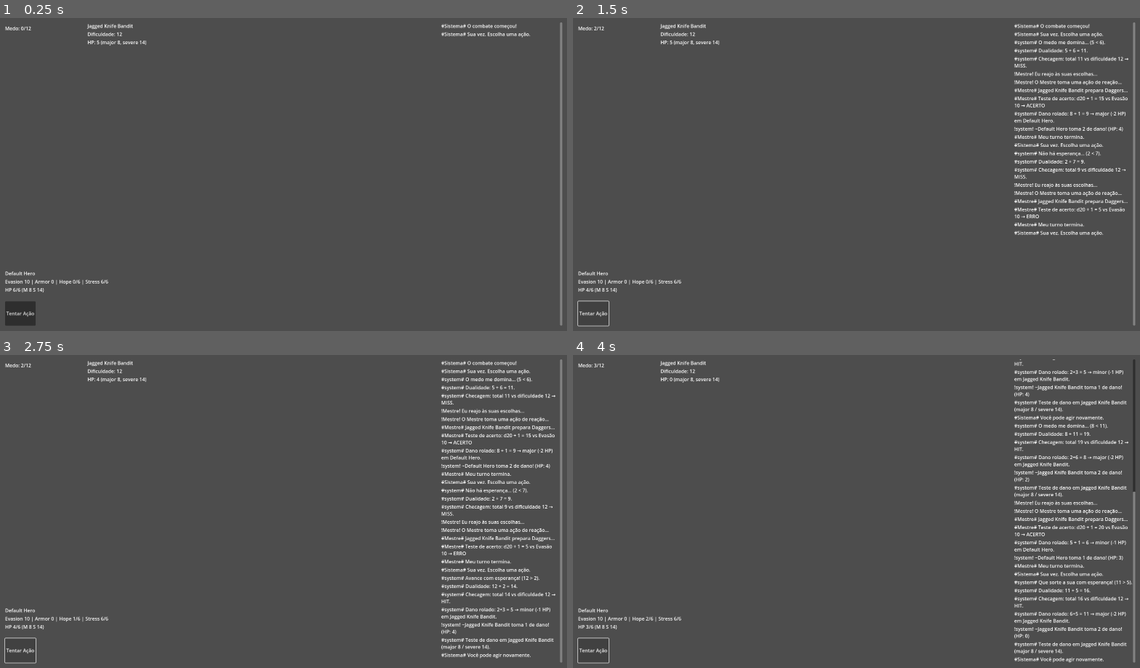
Above: before the commit, frames 1-4 (two rows, left to right).
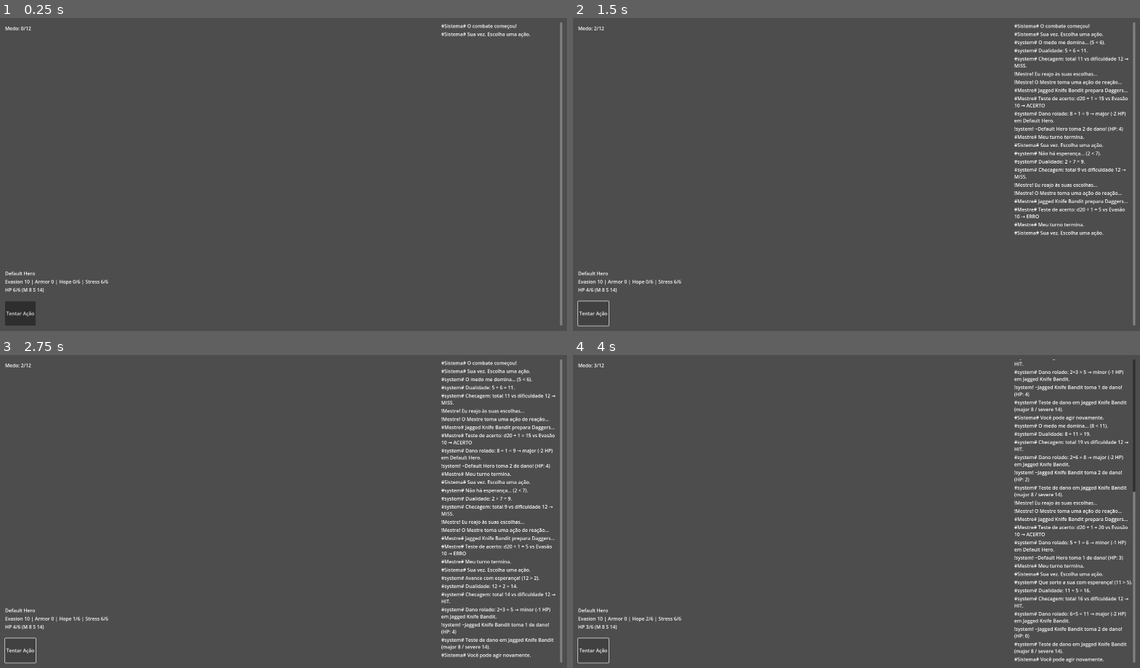
Above: after the commit, the same moments.

Repository: lucsantunes/daggerheart
Game: Godot game, scene res://scenes/CombatScene.tscn
Two runs of this game, one before a commit and one after it. Both use one fixed random seed, a clock stepped at 60 frames per second and the inputs below. The project has no main scene, so this scene is started directly.
Inputs:
- Up to frame 1 (0.25 s): no input
- Up to frame 2 (1.5 s): click "Tentar Ação" at 0.5 s; click "Tentar Ação" at 1.25 s
- Up to frame 3 (2.75 s): click "Tentar Ação" at 2 s
- Up to frame 4 (4 s): tap Enter at 2.75 s; tap L at 2.85, 3.6 s; tap Space at 3.5 s

The runs differ from the first frame. In frame 1, 0.2% of the frame differs, in the area x 15-26%, y 1-9%; in frame 2, 0.2%; in frame 3, 0.2%; in frame 4, 0.2%.
Error after the commit: Invalid access to property or key 'name' on a base object of type 'Dictionary'. (res://scripts/ui_enemy_status_panel.gd:49)

Commit message:
Add EnemyStatusPanel to CombatScene for improved enemy UI management. Integrate monster HP tracking and display functionality, enhancing combat readability and player interaction with enemy stats.

Diff:
--- a/scenes/CombatScene.tscn
+++ b/scenes/CombatScene.tscn
@@ -12,6 +12,7 @@
 [ext_resource type="Script" path="res://scripts/master_ai.gd" id="10_yw0m7"]
 [ext_resource type="Script" path="res://scripts/ui_master_status_box.gd" id="11_n3k4h"]
 [ext_resource type="Script" path="res://scripts/ui_player_status_panel.gd" id="12_cy1v7"]
+[ext_resource type="Script" path="res://scripts/ui_enemy_status_panel.gd" id="13_km2h1"]
 
 [node name="CombatScene" type="Node2D"]
 script = ExtResource("1_rx5ct")
@@ -85,3 +86,11 @@
 offset_bottom = 920.0
 size_flags_horizontal = 3
 script = ExtResource("12_cy1v7")
+
+[node name="EnemyStatusPanel" type="HBoxContainer" parent="UI"]
+offset_left = 48.0
+offset_top = 128.0
+offset_right = 1600.0
+offset_bottom = 184.0
+size_flags_horizontal = 3
+script = ExtResource("13_km2h1")
--- a/scripts/monster_character.gd
+++ b/scripts/monster_character.gd
@@ -1,15 +1,13 @@
 extends VBoxContainer
 
 # Minimal display + state for a monster instance
+signal hp_changed(value: int)
 @export var monster_id: String = ""
 
 var data: Dictionary = {}
 var current_hp: int = 0
 var current_stress: int = 0
 
-@onready var name_label := Label.new()
-@onready var diff_label := Label.new()
-@onready var hp_label := Label.new()
 @onready var database_monsters: Node = get_node("/root/DatabaseMonsters")
 
 func _ready():
@@ -25,24 +23,9 @@
 	current_hp = data.hp_max
 	current_stress = data.stress_max
 
-	name_label.text = data.name
-	name_label.autowrap_mode = TextServer.AUTOWRAP_WORD_SMART
-	add_child(name_label)
-
-	diff_label.text = "Dificuldade: %d" % int(data.difficulty)
-	add_child(diff_label)
-
-	add_child(hp_label)
-	_refresh_hp_text()
-
+	# Visual rendering moved to EnemyStatusPanel; keep tooltip for debugging/inspection
 	tooltip_text = _build_tooltip()
 	print("[MonsterCharacter] Spawned:", data.name, " HP:", current_hp)
-
-
-func _refresh_hp_text():
-	var mj: int = int(data.threshold_major)
-	var sv: int = int(data.threshold_severe)
-	hp_label.text = "HP: %d (major %d, severe %d)" % [current_hp, mj, sv]
 
 
 func _build_tooltip() -> String:
@@ -58,5 +41,5 @@
 
 func apply_hp_loss(units: int) -> void:
 	current_hp = max(0, current_hp - units)
-	_refresh_hp_text()
+	hp_changed.emit(current_hp)
 	print("[MonsterCharacter] %s loses %d HP → %d" % [data.name, units, current_hp])
--- /dev/null
+++ b/scripts/ui_enemy_status_panel.gd
@@ -0,0 +1,73 @@
+extends HBoxContainer
+
+@export var party_path: NodePath
+
+var _bound_monsters: Array = []
+
+
+func _ready() -> void:
+	print("[EnemyStatusPanel] Ready.")
+	var party: Node = null
+	if party_path != NodePath():
+		party = get_node_or_null(party_path)
+		if not party:
+			print("[EnemyStatusPanel] Party path not found:", party_path)
+	else:
+		# Default path used by CombatScene
+		party = get_node_or_null("../EnemyParty")
+
+	if party:
+		_bind_party(party)
+		# Bind future spawns
+		if party.has_signal("child_entered_tree"):
+			party.child_entered_tree.connect(func(node: Node):
+				if node and node.has_signal("hp_changed"):
+					_bind_monster(node)
+			)
+
+
+func _bind_party(party: Node) -> void:
+	for i in party.get_child_count():
+		var mc := party.get_child(i)
+		if mc and mc.has_signal("hp_changed"):
+			_bind_monster(mc)
+
+
+func _bind_monster(mc: Node) -> void:
+	if _bound_monsters.has(mc):
+		return
+	_bound_monsters.append(mc)
+	var card := _create_card_for(mc)
+	add_child(card)
+	# Connect updates
+	mc.hp_changed.connect(func(_v): _refresh_card(card, mc))
+	print("[EnemyStatusPanel] Bound monster:", mc.data.name)
+
+
+func _create_card_for(mc: Node) -> VBoxContainer:
+	var card := VBoxContainer.new()
+	card.name = "EnemyCard_" + mc.data.name
+	var name_label := Label.new()
+	name_label.text = mc.data.name
+	var meta := Label.new()
+	meta.name = "Meta"
+	var hp := Label.new()
+	hp.name = "HP"
+	card.add_child(name_label)
+	card.add_child(meta)
+	card.add_child(hp)
+	_refresh_card(card, mc)
+	return card
+
+
+func _refresh_card(card: VBoxContainer, mc: Node) -> void:
+	var meta: Label = card.get_node("Meta")
+	var hp: Label = card.get_node("HP")
+	# Show key monster info for combat readability
+	var diff := int(mc.data.difficulty)
+	var weapon := "%s | %s %s" % [mc.data.weapon_name, mc.data.weapon_roll, mc.data.weapon_damage_type]
+	var tags := "; ".join(mc.data.features)
+	meta.text = "Dif %d | %s | %s" % [diff, weapon, tags]
+	var mj: int = int(mc.data.threshold_major)
+	var sv: int = int(mc.data.threshold_severe)
+	hp.text = "HP %d/%d (M %d S %d)" % [int(mc.current_hp), int(mc.data.hp_max), mj, sv]
